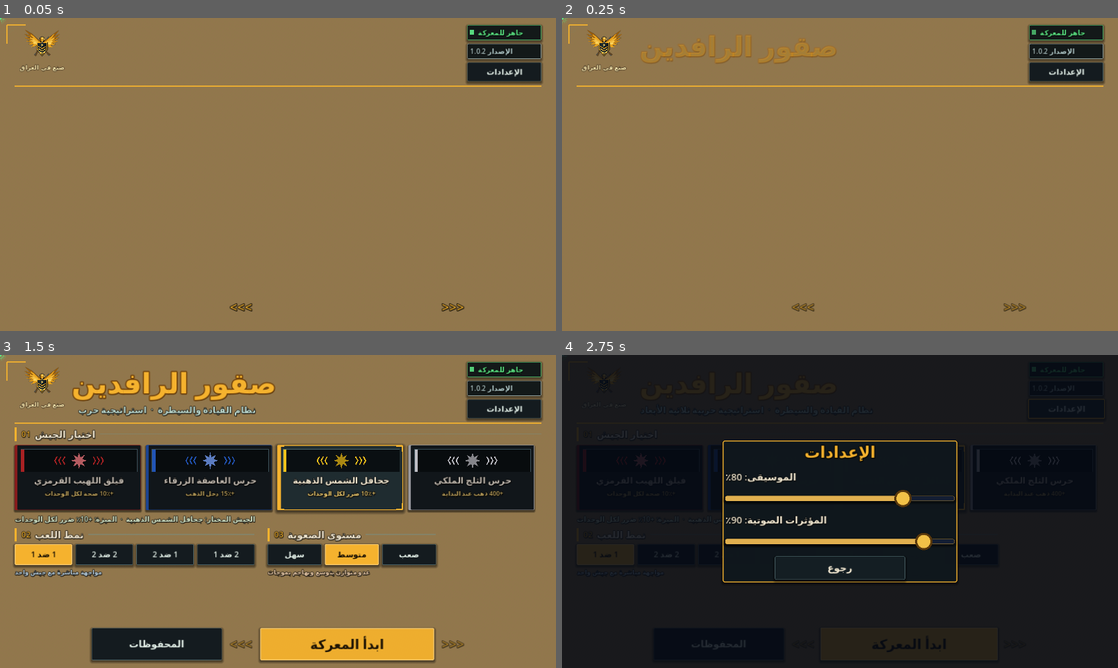
Above: before the commit, frames 1-4 (two rows, left to right).
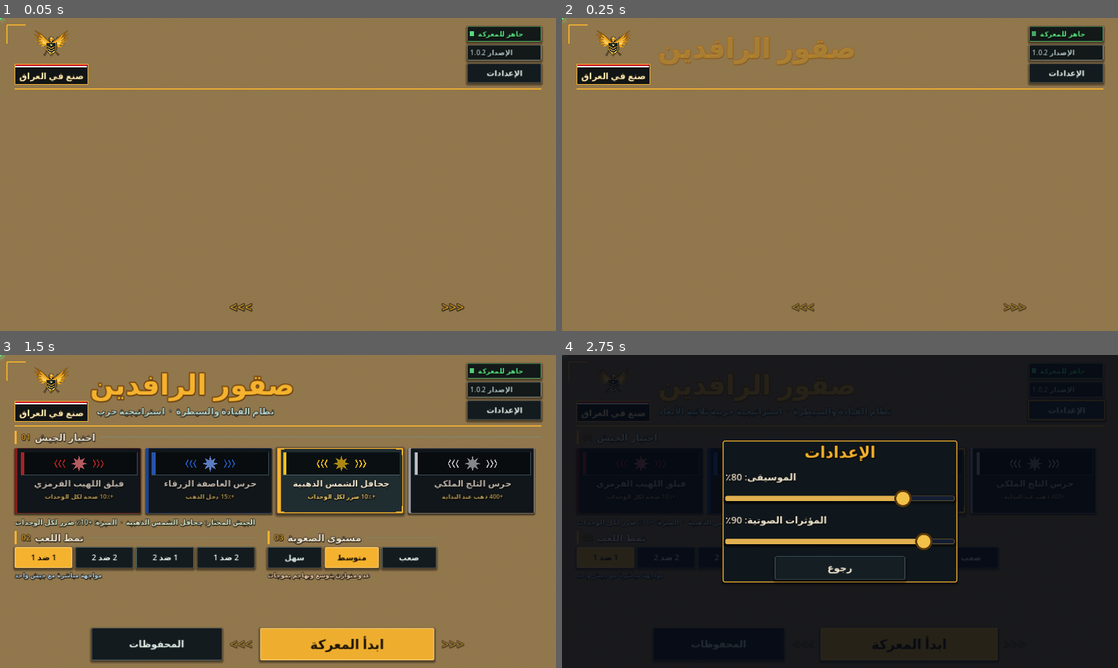
Above: after the commit, the same moments.

Repository: belal20202/gt4
Game: Godot game, scene res://scenes/main.tscn
The game is run twice, just before and just after one commit, with the same random seed, the same clock (stepped at 60 frames per second) and the same inputs.
Inputs (mouse positions are in pixels of both pictures, inside the frame that each line leads up to):
- Up to frame 1 (0.05 s): no input
- Up to frame 2 (0.25 s): no input
- Up to frame 3 (1.5 s): move the mouse to (400, 495) at 0.52 s; hold D 0.53-1.25 s; hold Shift 0.53-1.25 s; click (400, 495) at 0.67 s; drag from (166, 527) to (250, 574) at 1.27 s
- Up to frame 4 (2.75 s): click "الإعدادات" at 2 s

The runs differ from the first frame. In frame 1, 2.9% of the frame differs, in the area x 2-98%, y 2-23%; in frame 2, 3.9%; in frame 3, 18%, in the area x 2-98%, y 2-72%; in frame 4, 0.3%.

Commit message:
Update badge.gd

Diff:
--- a/scripts/badge.gd
+++ b/scripts/badge.gd
@@ -1,18 +1,25 @@
 class_name IraqBadge
 extends Control
-## عنصر «صنع في العراق»: نص ثابت بالعربية، ومعه اختيارياً أيقونة اللعبة الحربية (ثابتة بلا دوران).
+## شارة «صنع في العراق»: لوحة داكنة بإطار ذهبي وشريط بألوان العلم العراقي، ومعها أيقونة اللعبة اختيارياً.
 
 const EMBLEM_PATH := "res://assets/emblem.png"
+const GOLD := Color(0.96, 0.7, 0.18)
+const FLAG_RED := Color(0.81, 0.07, 0.15)
+const FLAG_WHITE := Color(0.97, 0.97, 0.97)
+const FLAG_BLACK := Color(0.04, 0.04, 0.04)
+const STRIPE := 3.0
+
+var plate := Rect2()
 
 
-# s: حجم الأيقونة (أو مقياس الخط عند عدم وجودها). with_emblem: إظهار الأيقونة. with_label: إظهار النص.
+# s: حجم الأيقونة (أو مقياس اللوحة عند عدم وجودها). with_emblem: إظهار الأيقونة. with_label: إظهار اللوحة والنص.
 func setup(s: float, with_emblem := false, with_label := true) -> IraqBadge:
 	mouse_filter = Control.MOUSE_FILTER_IGNORE
-	var fs: int = clampi(int(s * 0.17), 13, 34) if with_emblem else clampi(int(s * 0.3), 14, 34)
-	var th: float = float(fs) * 1.6 if with_label else 0.0
-	var w: float = s * 1.5 if with_emblem else s * 3.2
-	var ih: float = s if with_emblem else 0.0
-	custom_minimum_size = Vector2(w, ih + th + 2.0)
+	var fs: int = clampi(int(s * 0.24), 14, 34) if with_emblem else clampi(int(s * 0.3), 14, 34)
+	var th: float = STRIPE * 3.0 + float(fs) * 1.6 + 6.0 if with_label else 0.0
+	var w: float = s * 2.0 if with_emblem else s * 3.2
+	var ih: float = s + 6.0 if with_emblem else 0.0
+	custom_minimum_size = Vector2(w, ih + th)
 	size = custom_minimum_size
 	if with_emblem:
 		var tr := TextureRect.new()
@@ -25,16 +32,30 @@
 		tr.position = Vector2((w - s) * 0.5, 0.0)
 		add_child(tr)
 	if with_label:
+		plate = Rect2(0.0, ih, w, th)
 		var lbl := Label.new()
 		lbl.text = "صنع في العراق"
 		lbl.mouse_filter = Control.MOUSE_FILTER_IGNORE
 		lbl.horizontal_alignment = HORIZONTAL_ALIGNMENT_CENTER
 		lbl.vertical_alignment = VERTICAL_ALIGNMENT_CENTER
-		lbl.position = Vector2(0.0, ih + 2.0)
-		lbl.size = Vector2(w, th)
+		lbl.position = Vector2(0.0, ih + STRIPE * 3.0 + 2.0)
+		lbl.size = Vector2(w, th - STRIPE * 3.0 - 4.0)
 		lbl.add_theme_font_size_override("font_size", fs)
 		lbl.add_theme_color_override("font_color", Color(1.0, 0.93, 0.7))
 		lbl.add_theme_color_override("font_outline_color", Color(0.1, 0.06, 0.02, 0.95))
-		lbl.add_theme_constant_override("outline_size", maxi(3, int(fs * 0.22)))
+		lbl.add_theme_constant_override("outline_size", maxi(3, int(fs * 0.2)))
 		add_child(lbl)
+	queue_redraw()
 	return self
+
+
+func _draw() -> void:
+	if plate.size.y <= 0.0:
+		return
+	var p := plate.position
+	var w := plate.size.x
+	draw_rect(plate, Color(0.04, 0.06, 0.07, 0.94))
+	draw_rect(Rect2(p.x + 2.0, p.y + 2.0, w - 4.0, STRIPE), FLAG_RED)
+	draw_rect(Rect2(p.x + 2.0, p.y + 2.0 + STRIPE, w - 4.0, STRIPE), FLAG_WHITE)
+	draw_rect(Rect2(p.x + 2.0, p.y + 2.0 + STRIPE * 2.0, w - 4.0, STRIPE), FLAG_BLACK)
+	draw_rect(plate, GOLD, false, 2.0)
